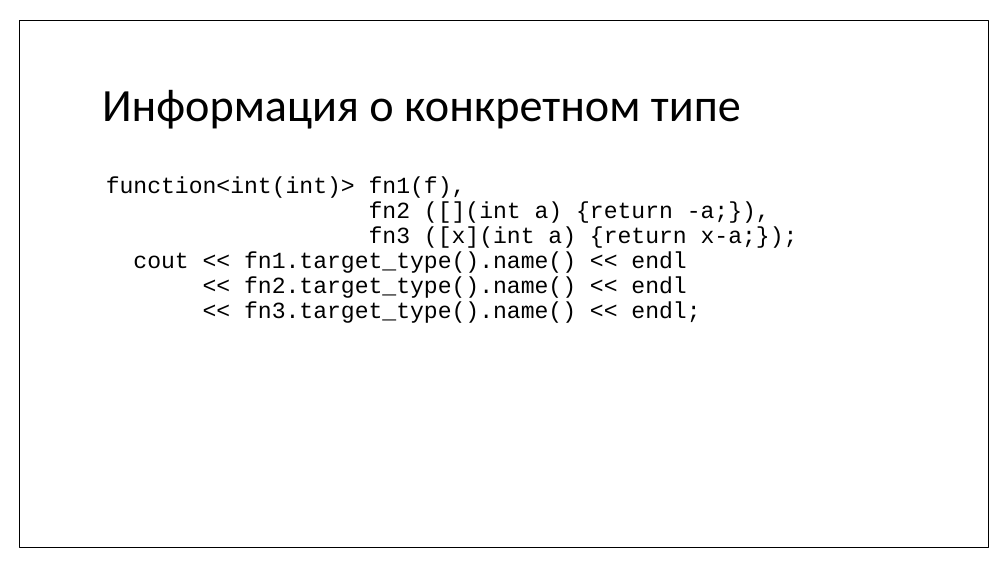
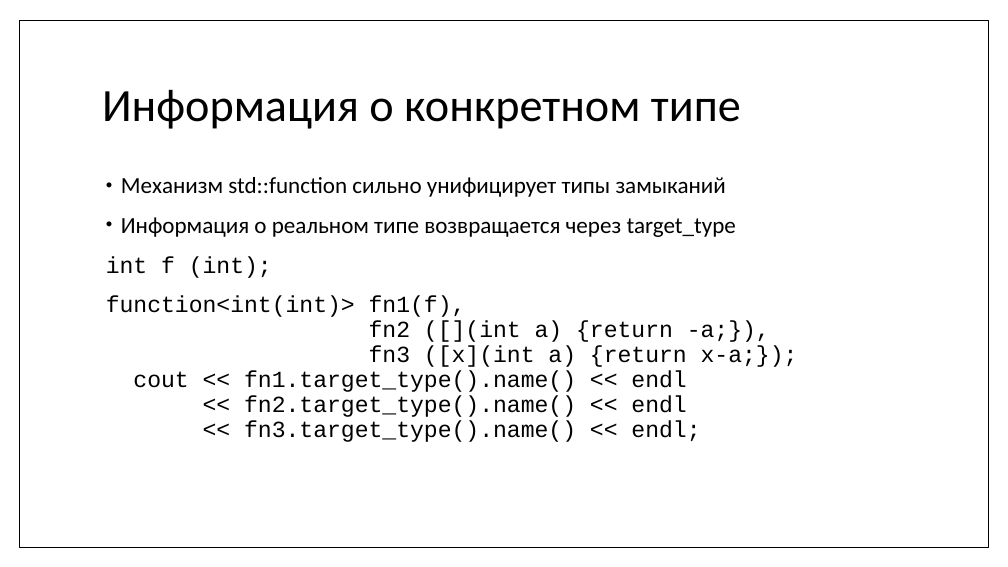
Before and after one commit to MIPT-ILab/cpp-lects-rus, a slide deck: slide 49 of slides/lec2-7-lambdas.pptx (slide 48 before the commit). Drawn at 1008x567 pixels with LibreOffice and Linux fonts; fonts in the diff are those of the drawing. Boxes give left, top, right and bottom in pixels: in the first picture for what was removed or moved away, otherwise in the second. Text is boxed around its words. In the diff, an @@ line names an element or a change of style, - is before the commit and + after.

```diff
--- a/slides/lec2-7-lambdas.pptx
+++ b/slides/lec2-7-lambdas.pptx
@@ text at <box>106,177,736,278</box>: paragraphs added @@
+• Механизм std::function сильно унифицирует типы замыканий
+• Информация о реальном типе возвращается через target_type
+int f (int);
```
Also in this commit, not shown: 5 other slides changed, 10 slides added, 10 other files.
